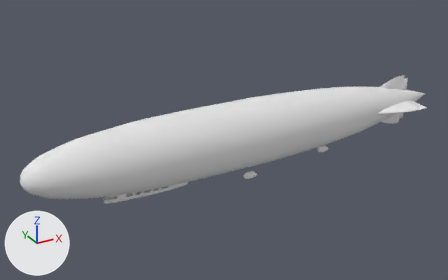
One commit to the Blender file dev/3d/LZ-120.blend: the scene before it, then after it.
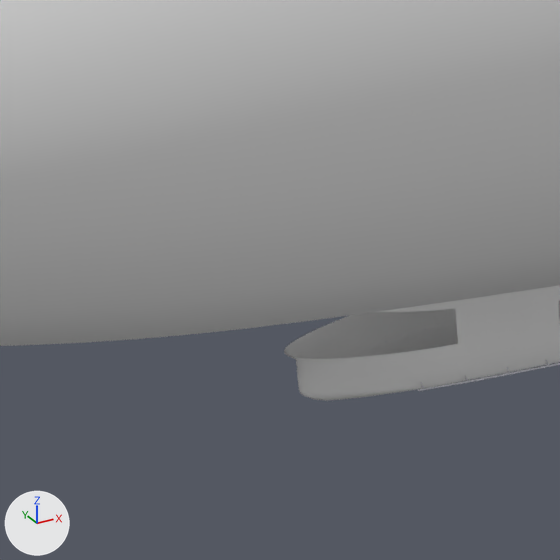
Each version appears first whole from a camera (50 mm lens) standing at (-20.8, -138.1, 68.4) and looking at (57.2, 3.8, -2.6), and next in a close-up on the part from 18% to 28% of the width and 61% to 78% of the height. The axes (+X, +Y, +Z) are drawn at lower left. The lights are the same throughout.

In view in the first close-up: 'car_exterior', 'hull_cover'.
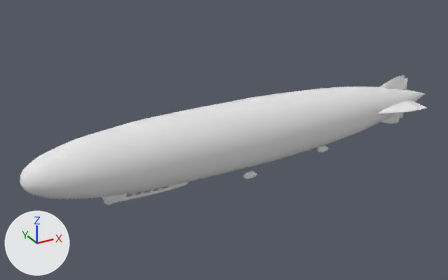
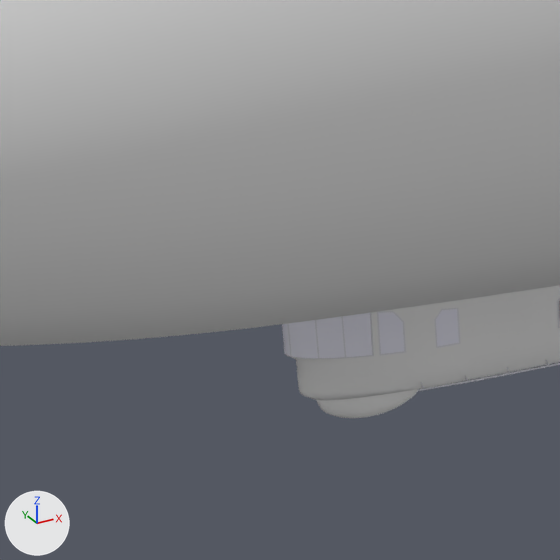
What differs and where, as boxes (x1, y1, x2, y2) in the close-ups (560 x 560 px):
'car_exterior', reshaped: before (284, 285, 560, 401); after (294, 285, 560, 401)
'ccar_windows.L', added: after (289, 309, 459, 358)
'bumper', added: after (316, 389, 418, 418)
'control_window_frames', added: after (284, 308, 460, 359)
'ccar_windows.F', added: after (282, 324, 290, 355)
part 1 of me_mesh_008, built on: before (329, 301, 459, 364); after (356, 301, 460, 364)

What changed in the scene script:
```text
Add mat_glass:
    mat_glass = diffuse_material('glass')
    mat_glass.base_color = (0.8, 0.8, 0.9)  # white #e7e7f3
Change me_mesh_008:
    used by ob_car_exterior; location = (20.0, 0.0, -11.0); rotation_euler = (0.0, 0.0183, 0.0), in degrees (0, 1, 0)
    remove me_mesh_008.from_pydata(...)  # 307 vertices, 255 faces; spans x -0.6..25.0, y 0.0..1.5, z -0.1..3.1
    add me_mesh_008.from_pydata(...)  # 313 vertices, 268 faces; spans x -0.6..25.0, y 0.0..1.5, z -0.1..3.1
    me_mesh_008 part 1
    4 faces are deleted
    2 vertices move from x 1.9..2.6, y 1.2..1.3, z 1.1 to x 1.8..2.5, y 1.1..1.2, z 1.1
    6 vertices are added at (1.2, 1.0, 2.2), (1.2, 1.0, 1.1), (1.8, 1.1, 1.9), (1.7, 1.1, 2.1), (2.5, 1.2, 1.8), (2.7, 1.3, 2.0)
    17 new faces join them
Add me_sphere:
    me_sphere.from_pydata(...)  # 513 vertices, 512 faces; spans x 0.1..2.6, y -0.5..0.5, z -0.86..0.0
    me_sphere.polygons.foreach_set('use_smooth', [True] * 512)
    me_sphere.materials.append(mat_doped_fabric2)  # white #e7e7e7
Add me_mesh_010:
    me_mesh_010.from_pydata(...)  # 174 vertices, 157 faces; spans x -0.54..3.05, y 0.0..1.3, z 1.11..2.4
    me_mesh_010.materials.append(mat_duralumi)  # light grey #dadae1
Add me_mesh_019:
    me_mesh_019.from_pydata(...)  # 27 vertices, 17 faces; spans x -0.46..3.04, y -1.29..-0.19, z 1.12..2.38
    me_mesh_019.polygons.foreach_set('use_smooth', [True] * 17)
    me_mesh_019.materials.append(mat_glass)  # white #e7e7f3
Add me_mesh_020:
    me_mesh_020.from_pydata(...)  # 14 vertices, 12 faces; spans x -0.539..-0.442, y -0.195..0.195, z 1.125..2.377
    me_mesh_020.polygons.foreach_set('use_smooth', [True] * 12)
    me_mesh_020.materials.append(mat_glass)  # white #e7e7f3
Add ob_bumper:
    ob_bumper = bpy.data.objects.new('bumper', me_sphere)
    ob_bumper.location = (20.0, 0.0, -11.0)
    ob_bumper.rotation_euler = (0.0, 0.0183, 0.0)  # degrees (0, 1, 0)
Add ob_control_window_frames:
    ob_control_window_frames = bpy.data.objects.new('control_window_frames', me_mesh_010)
    ob_control_window_frames.location = (20.0, 0.0, -11.0)
    ob_control_window_frames.rotation_euler = (0.0, 0.0183, 0.0)  # degrees (0, 1, 0)
    _m = ob_control_window_frames.modifiers.new('Mirror', 'MIRROR')
    _m.use_axis = (False, True, False)
Add ob_ccar_windows_l:
    ob_ccar_windows_l = bpy.data.objects.new('ccar_windows.L', me_mesh_019)
    ob_ccar_windows_l.location = (20.0, 0.0, -11.0)
    ob_ccar_windows_l.rotation_euler = (0.0, 0.0183, 0.0)  # degrees (0, 1, 0)
Add ob_ccar_windows_f:
    ob_ccar_windows_f = bpy.data.objects.new('ccar_windows.F', me_mesh_020)
    ob_ccar_windows_f.location = (20.0, 0.0, -11.0)
    ob_ccar_windows_f.rotation_euler = (0.0, 0.0183, 0.0)  # degrees (0, 1, 0)
```
